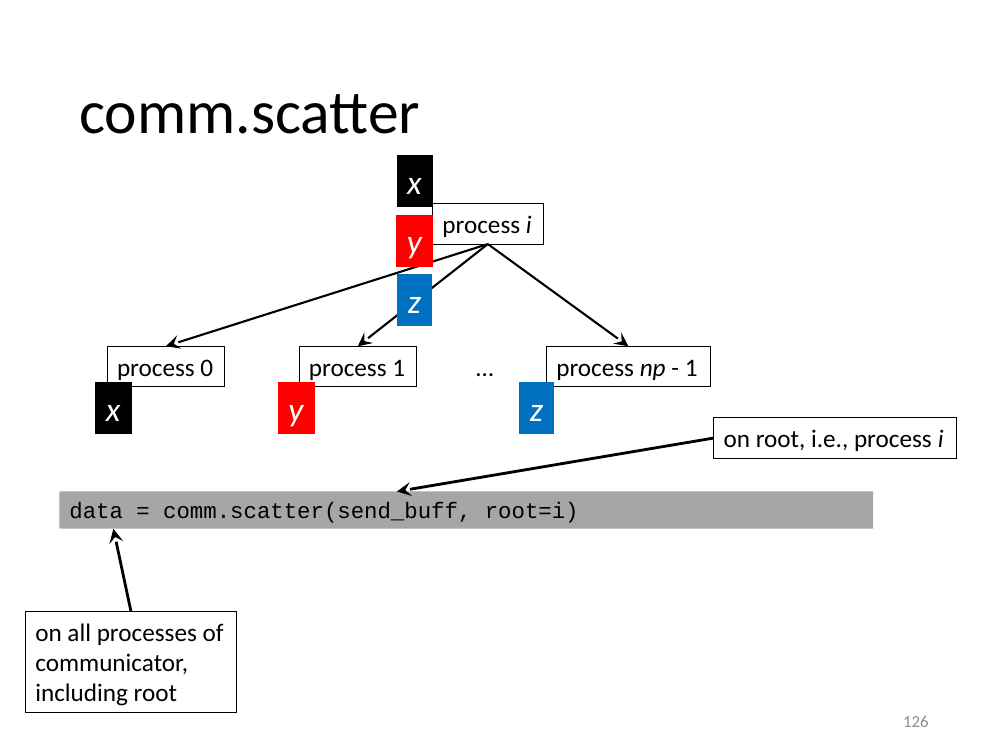
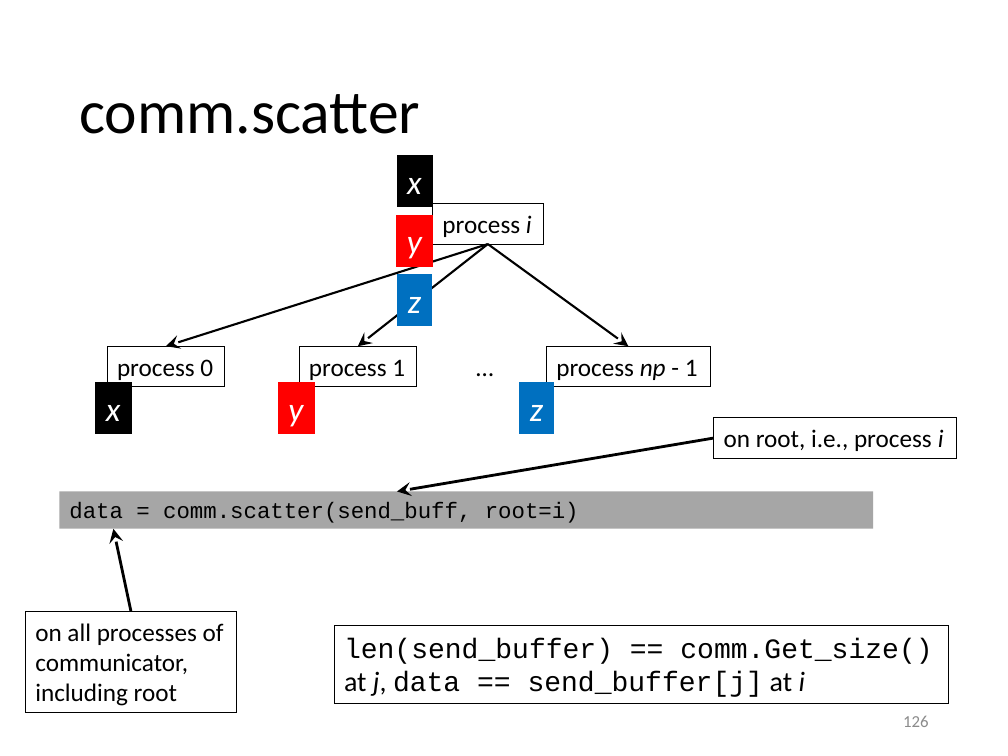
Before and after one commit to gjbex/training-material, a slide deck: slide 126 of Python/python_hpc.pptx. Drawn at 1008x756 pixels with LibreOffice and Linux fonts; fonts in the diff are those of the drawing. Boxes give left, top, right and bottom in pixels: in the first picture for what was removed or moved away, otherwise in the second. Text is boxed around its words. In the diff, an @@ line names an element or a change of style, - is before the commit and + after.

```diff
--- a/Python/python_hpc.pptx
+++ b/Python/python_hpc.pptx
@@ rectangle added at box(334, 625, 948, 703), outline #000000 0.75 pt, 20 pt, text #000000 @@
+len(send_buffer) == comm.Get_size()
+at j, data == send_buffer[j] at i
```
Also in this commit, not shown: 6 other slides changed.
